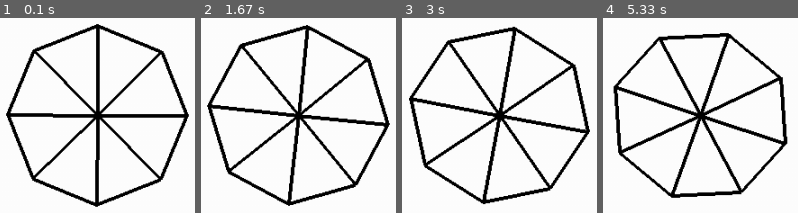
Above: before the commit, frames 1-4 (left to right).
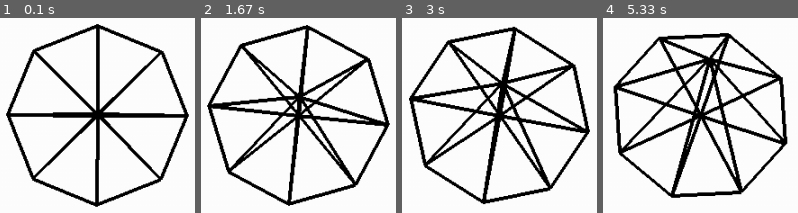
Above: after the commit, the same moments.

Repository: Mikluki/Geometric-modelling-hw
Game: pygame game, started from Lab 3/pygame_lab3.py
Same seed, same stepped clock (60 frames per second), same inputs: the game is played once before the commit and once after it.
Inputs:
- Up to frame 1 (0.1 s): no input
- Up to frame 2 (1.67 s): no input
- Up to frame 3 (3 s): no input
- Up to frame 4 (5.33 s): no input

The runs differ from the first frame. In frame 1, 2.0% of the frame differs, in the area x 17-85%, y 17-78%; in frame 2, 5.3%; in frame 3, 6.1%; in frame 4, 7.2%, in the area x 7-93%, y 9-90%.

Commit message:
3d fixed

Diff:
--- a/Lab 3/pygame_lab3.py
+++ b/Lab 3/pygame_lab3.py
@@ -158,10 +158,10 @@
         self.points.append(self.top)
         self.points.append(self.center)
 
-
     def translate_2_origin(self,):
-        for i in range(len(self.points)):
-            self.points[i].vecprod(get_matrix_Tr(-self.center.x, -self.center.y, -self.center.z))
+        cx, cy, cz = self.center.x, self.center.y, self.center.z
+        for i in range(len(self.points)):
+            self.points[i].vecprod(get_matrix_Tr(-cx, -cy, -cz))
         return self
 
 
@@ -240,7 +240,7 @@
     screen.blit(bg, (0,0))
 
     # ============= Create object ==================
-    w = Wheel(100, x=screen_center[0], y=screen_center[1])
+    w = Wheel(100, height=200, x=screen_center[0], y=screen_center[1])
 
     while True:
         # clock.tick(5)
@@ -255,7 +255,7 @@
                     exit()
 
         # update stuff
-        print('transform1\n', w.center.vec == w.top.vec)
+        # print('transform1\n', w.center.vec == w.top.vec)
         # w.translate(5, 5, 0)
         w.rotate_x(0.001)
         # w.rotate_y(0.001)
@@ -264,7 +264,7 @@
         # print('transform2\n', w.center.vec == w.top.vec)
         # w.translate_2_origin()
 
-        print('draw\n',w.center.vec == w.top.vec, '\n\n')
+        # print('draw\n',w.center.vec == w.top.vec, '\n\n')
         w.draw()
 
 
